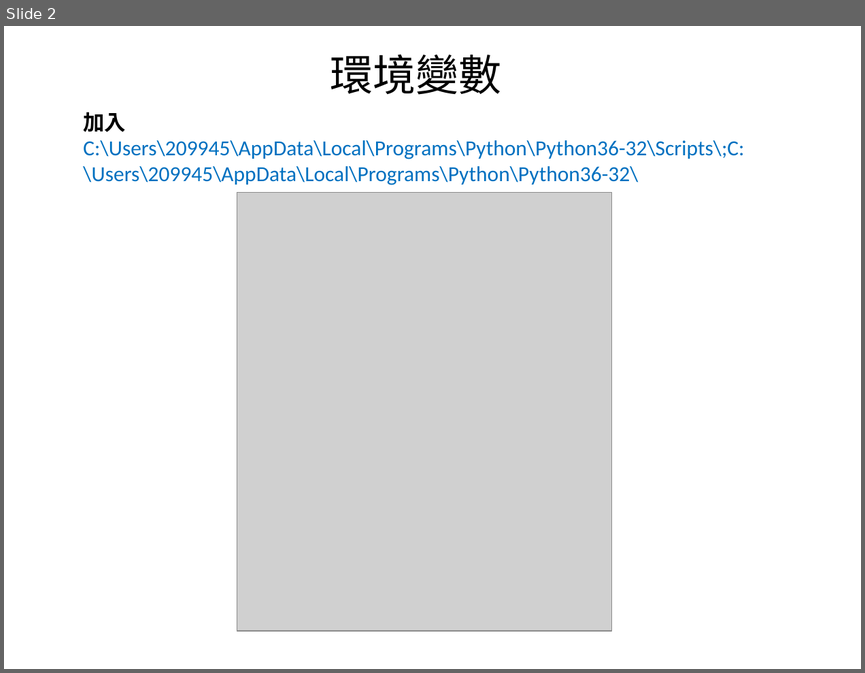
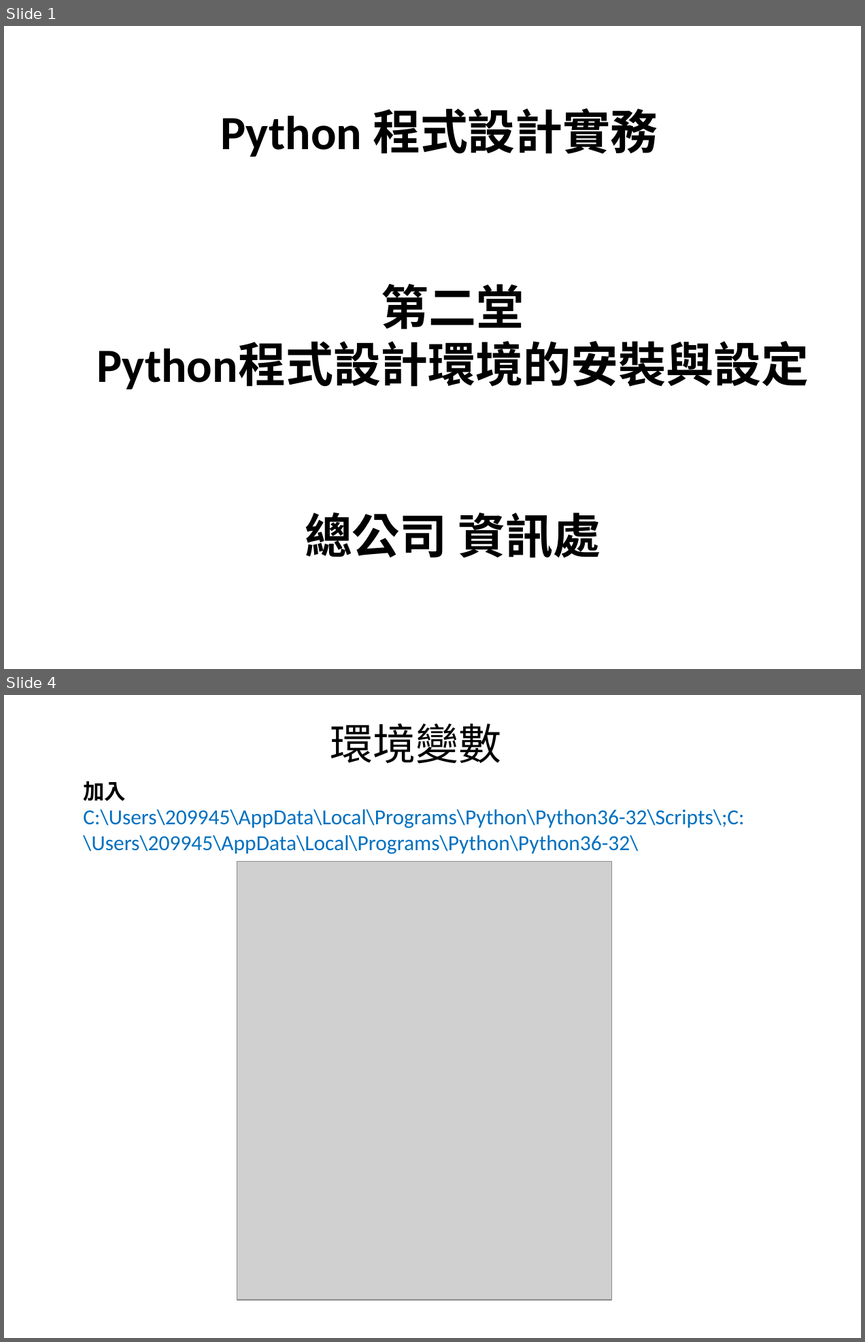
Before and after one commit to seiching/pythonclass, a slide deck: 0921_Class/Python安裝.ppt. Shown one above the other, each under a label of ours: slide 2 before the commit, slides 1 and 4 after it; the slides between them are not shown. The pictures are 865x673 and 865x1342 pixels, drawn with LibreOffice and Linux fonts; fonts in the diff are those of the drawing; grey boxes stand for pictures. Boxes give left, top, right and bottom in pixels: in the first picture for what was removed or moved away, otherwise in the second. Text is boxed around its words. In the diff, an @@ line names an element or a change of style, - is before the commit and + after.

```diff
--- a/0921_Class/Python安裝.ppt
+++ b/0921_Class/Python安裝.ppt
@@ slide 1 added at (4, 26, 861, 669), background #FFFFFF @@
@@ text added at (220, 108, 658, 157), 40 pt, text #000000, bold @@
+Python 程式設計實務
@@ text added at (96, 284, 808, 558), 40 pt, text #000000, bold @@
+第二堂
+Python程式設計環境的安裝與設定
+總公司 資訊處
@@ what was slide 2 is now slide 4 @@
```
Also in this commit, not shown: 2 slides changed, 4 other slides added, 7 slides removed.
